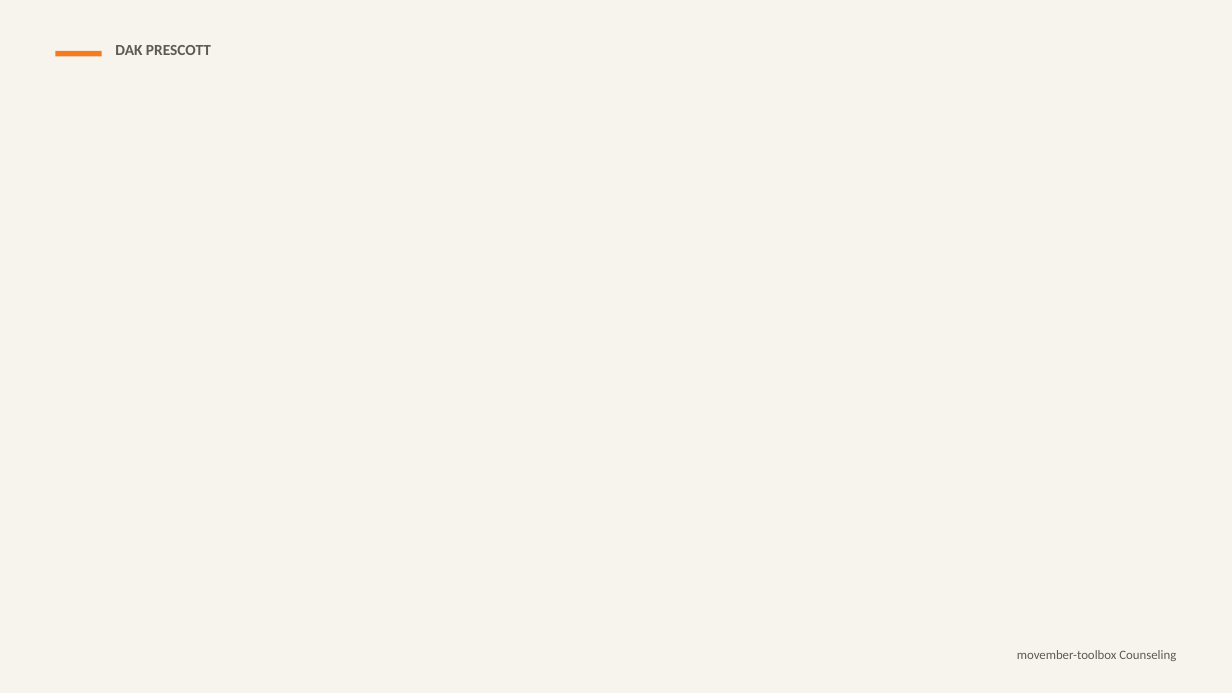
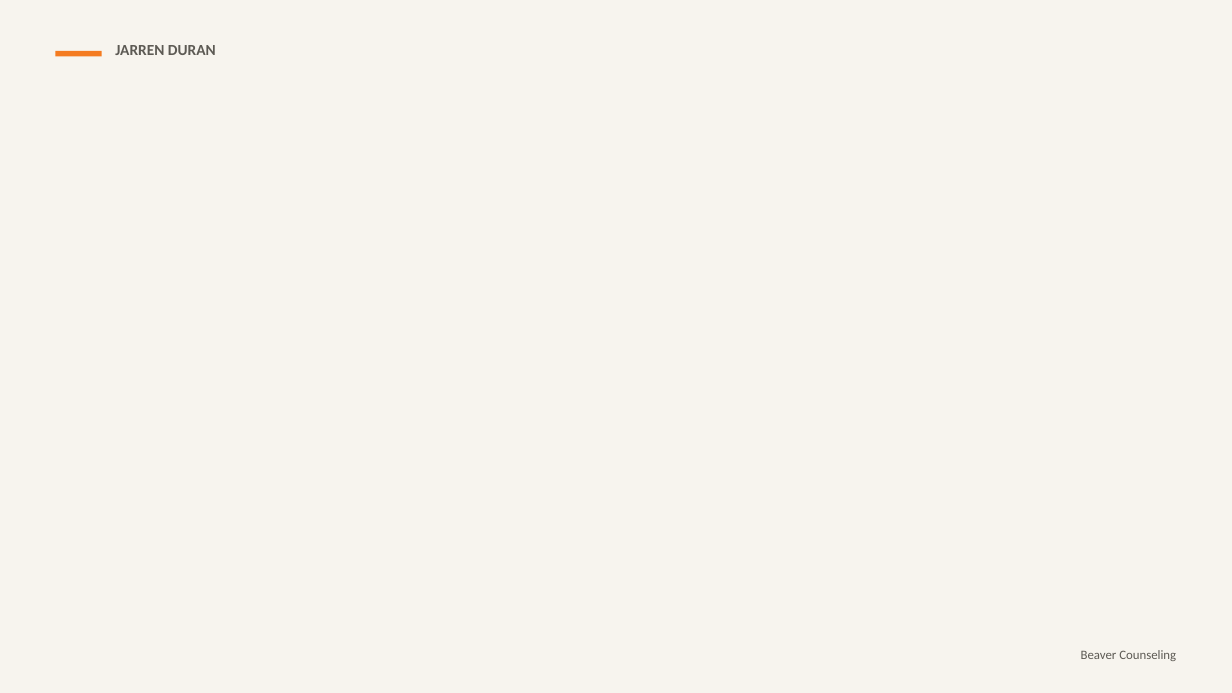
Before and after one commit to rmwtoolkit/bcds-toolkit, a slide deck: slide 10 of decks/movember-toolbox-lesson-v2.pptx. Drawn at 1232x693 pixels with LibreOffice and Linux fonts; fonts in the diff are those of the drawing; background and template pictures are left out. Boxes give left, top, right and bottom in pixels: in the first picture for what was removed or moved away, otherwise in the second. Text is boxed around its words. In the diff, an @@ line names an element or a change of style, - is before the commit and + after.

```diff
--- a/decks/movember-toolbox-lesson-v2.pptx
+++ b/decks/movember-toolbox-lesson-v2.pptx
@@ text at (x1=115, y1=45, x2=216, y2=55): text changed @@
-DAK PRESCOTT
+JARREN DURAN
@@ text at (x1=1081, y1=650, x2=1176, y2=661): text changed @@
-movember-toolbox Counseling
+Beaver Counseling
```
Also in this commit, not shown: 16 other slides changed, 3 other files.
